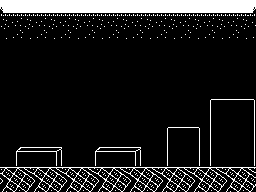
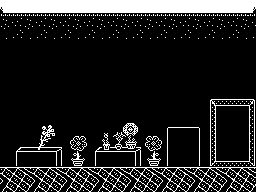
The second 256 x 192 image is a revision of the first. Changes to its layers:
added layer "Flower1" above "Flower2" over left=123, top=123, right=138, bottom=149
added layer "Flower2" above "Flower3" over left=113, top=132, right=126, bottom=150
added layer "Flower3" above "Painting FlowersForMeris" over left=102, top=133, right=110, bottom=150
added layer "Painting FlowersForMeris" above "BlackBckgPainting FlowersForMeris" over left=38, top=125, right=55, bottom=150
painted on "bg02a.bmp" over left=70, top=100, right=254, bottom=166
